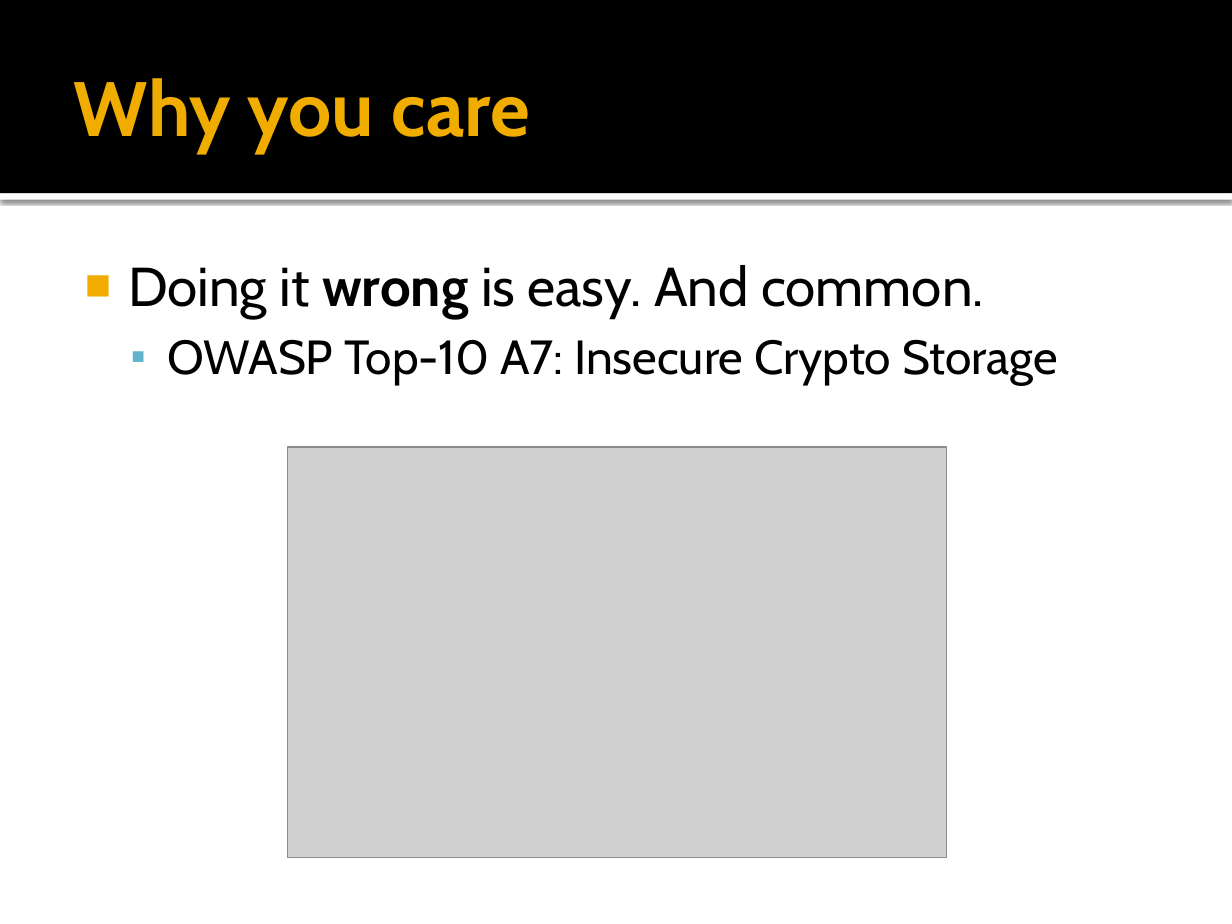
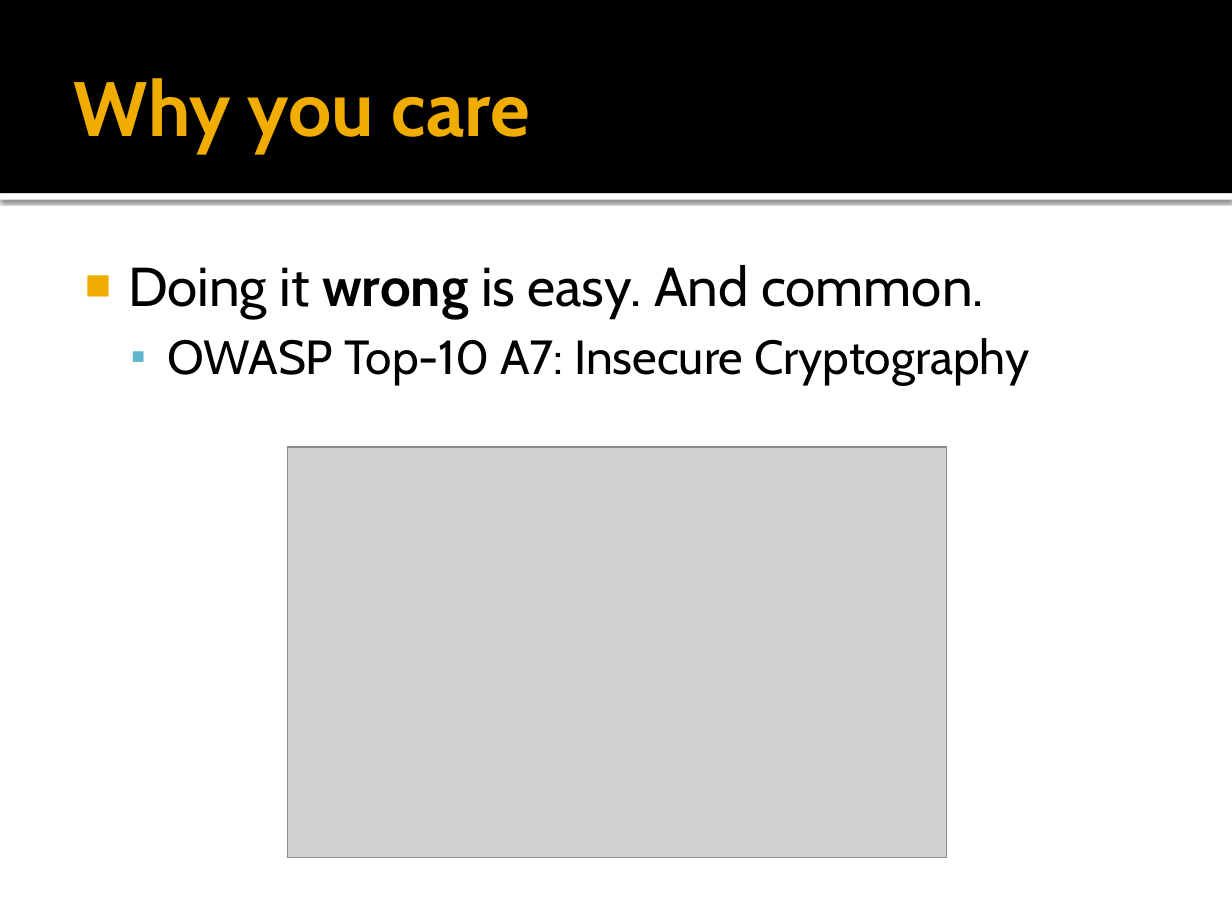
Before and after one commit to easel/easel.github.com, a slide deck: slide 4 of talks/django-cryptography.pptx. Drawn at 1232x924 pixels with LibreOffice and Linux fonts; fonts in the diff are those of the drawing; grey boxes stand for pictures. Boxes give left, top, right and bottom in pixels: in the first picture for what was removed or moved away, otherwise in the second. Text is boxed around its words. In the diff, an @@ line names an element or a change of style, - is before the commit and + after.

Commit message:
updated crypto talk to latest rev

```diff
--- a/talks/django-cryptography.pptx
+++ b/talks/django-cryptography.pptx
@@ text at (168,338,1029,385): text changed @@
-  ▪ OWASP Top-10 A7: Insecure Crypto Storage
+  ▪ OWASP Top-10 A7: Insecure Cryptography
```
Also in this commit, not shown: 3 other slides changed, 1 other file.
